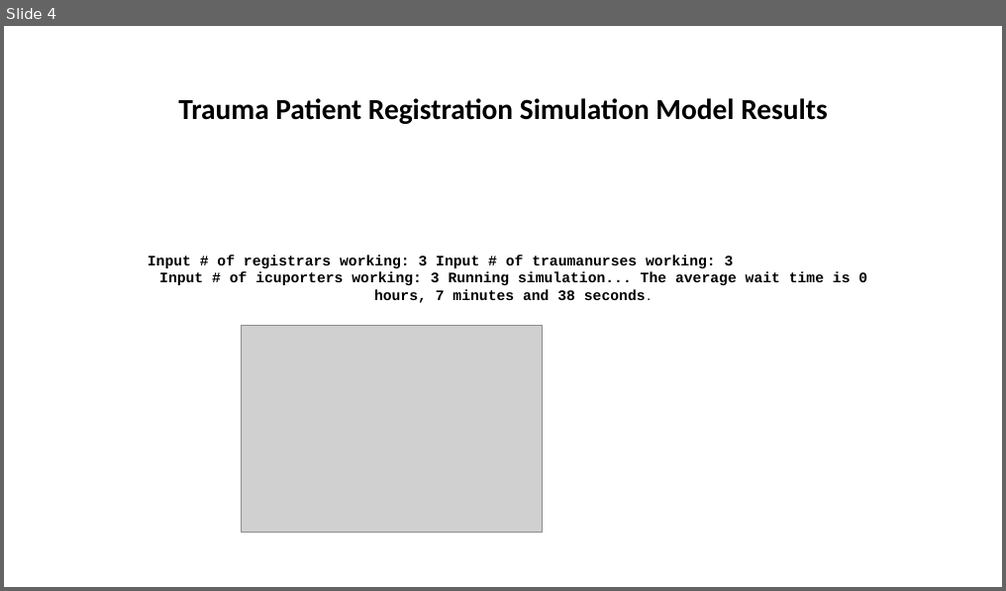
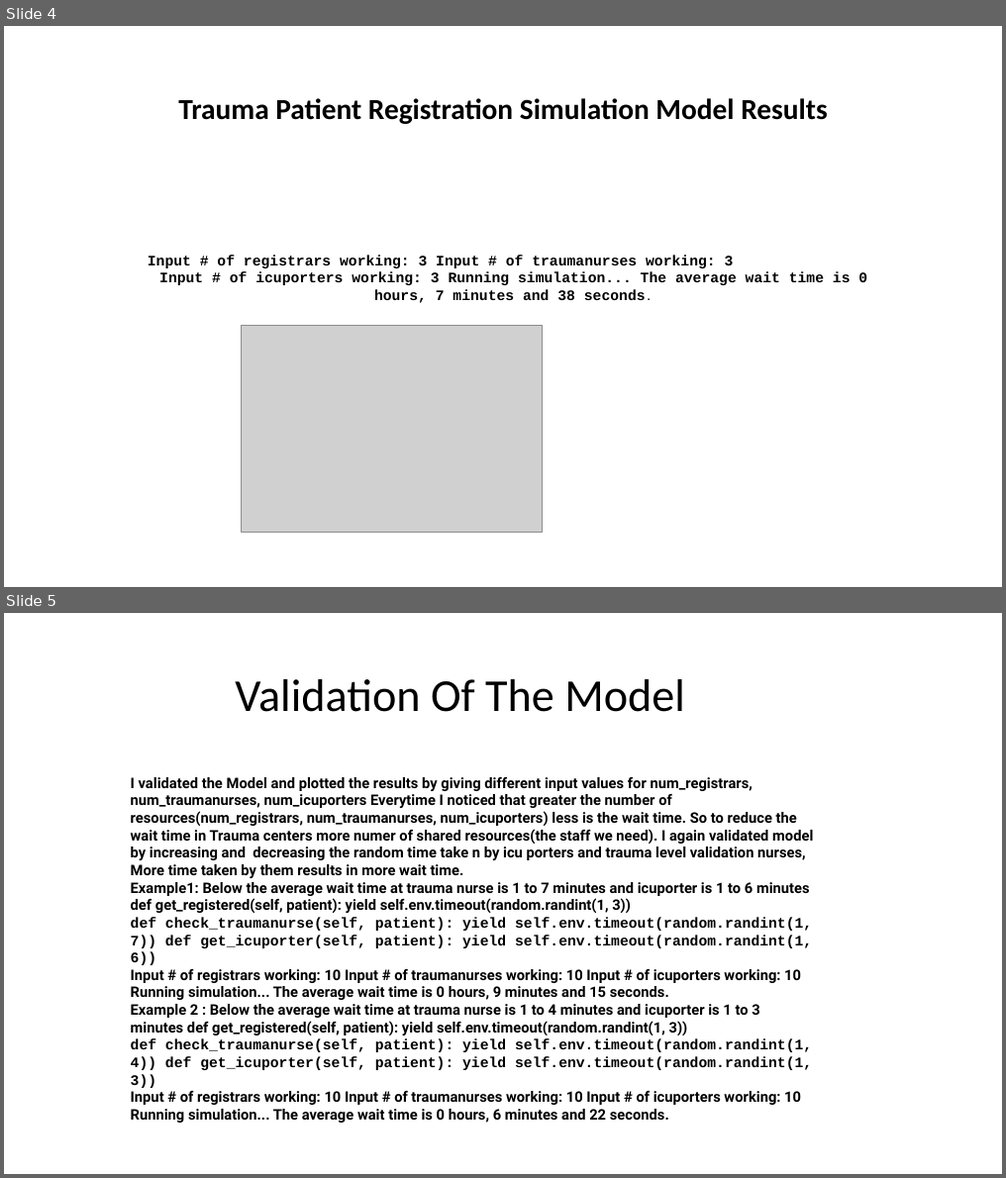
Before and after one commit to jayatveluri/Simulation-and-Modelling-Techniques, a slide deck: TraumaRegistrationSimulationModelPresentationFlowChart.pptx. Shown one above the other, each under a label of ours: slide 4 before the commit, slides 4 and 5 after it. The pictures are 1006x591 and 1006x1178 pixels, drawn with LibreOffice and Linux fonts; fonts in the diff are those of the drawing; grey boxes stand for pictures. Boxes give left, top, right and bottom in pixels: in the first picture for what was removed or moved away, otherwise in the second. Text is boxed around its words. In the diff, an @@ line names an element or a change of style, - is before the commit and + after.

```diff
--- a/TraumaRegistrationSimulationModelPresentationFlowChart.pptx
+++ b/TraumaRegistrationSimulationModelPresentationFlowChart.pptx
@@ slide 5 added at (x1=4, y1=613, x2=1002, y2=1174), background #FFFFFF @@
@@ title added at (x1=235, y1=679, x2=685, y2=712), 44 pt, text #000000 @@
+Validation Of The Model
@@ text added at (x1=131, y1=777, x2=813, y2=1123), 14 pt, text #000000, bold @@
+I validated the Model and plotted the results by giving different input values for num_registrars, num_traumanurses, num_icuporters Everytime I noticed that greater the number of resources(num_registrars, num_traumanurses, num_icuporters) less is the wait time. So to reduce the wait time in Trauma centers more numer of shared resources(the staff we need). I again validated model by increasing and decreasing the random time take n by icu porters and trauma level validation nurses, More time taken by them results in more wait time.
+Example1: Below the average wait time at trauma nurse is 1 to 7 minutes and icuporter is 1 to 6 minutes def get_registered(self, patient): yield self.env.timeout(random.randint(1, 3))
+def check_traumanurse(self, patient): yield self.env.timeout(random.randint(1, 7)) def get_icuporter(self, patient): yield self.env.timeout(random.randint(1, 6))
+Input # of registrars working: 10 Input # of traumanurses working: 10 Input # of icuporters working: 10 Running simulation... The average wait time is 0 hours, 9 minutes and 15 seconds.
+Example 2 : Below the average wait time at trauma nurse is 1 to 4 minutes and icuporter is 1 to 3 minutes def get_registered(self, patient): yield self.env.timeout(random.randint(1, 3))
+def check_traumanurse(self, patient): yield self.env.timeout(random.randint(1, 4)) def get_icuporter(self, patient): yield self.env.timeout(random.randint(1, 3))
+Input # of registrars working: 10 Input # of traumanurses working: 10 Input # of icuporters working: 10 Running simulation... The average wait time is 0 hours, 6 minutes and 22 seconds.
```
Also in this commit, not shown: 1 other slide added.
